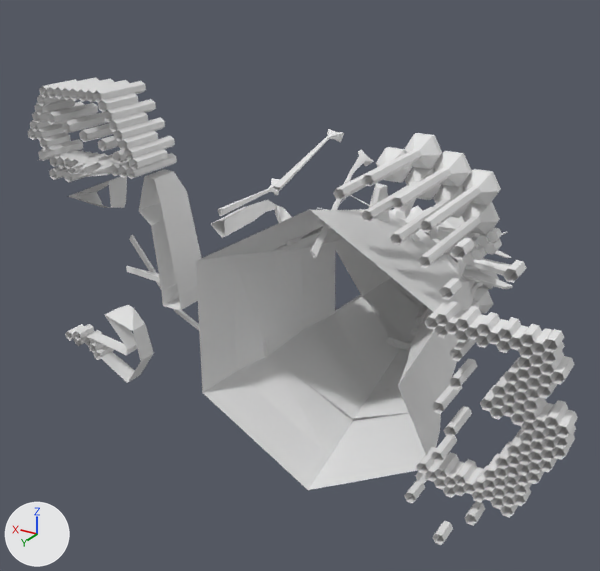
Before and after pictures for a commit that changed the OBJ model assets/models/level/rock/model.obj.
Before and after are seen from a 50 mm camera at (-247.0, 218.0, 141.0) aimed at (-87.0, -50.0, 7.0). Every picture has the same lights, and +X, +Y and +Z are marked at lower left. The picture after the commit comes second. Where no turn or scale is listed for an object, it has been applied to the vertices.

The scene before the commit, as lines of its bpy script (objects in view):
```python
me_rockmesh = bpy.data.meshes.new('rockMesh')
me_rockmesh.from_pydata(...)  # 2864 vertices, 4019 faces, 7 loose edges; spans x -208.0..2.0, y -153.0..10.0, z -54.0..89.0
me_rockmesh.materials.append(mat_rocklmat)  # white #e7e7e7
ob_rockmesh = bpy.data.objects.new('rockMesh', me_rockmesh)
ob_rockmesh.location = (0.0, 0.0, 0.0)
```
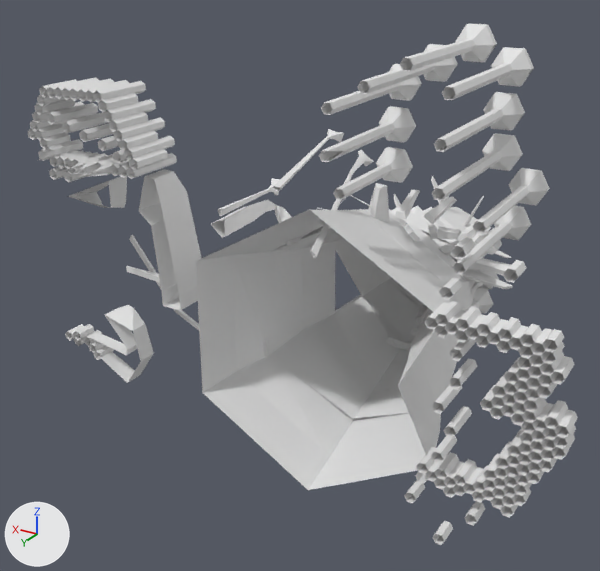
Location of each change, [x1, y1, x2, y2] in pixels of the pictures (600 x 571 px; the box of a moved part takes in the faces that stretch with it):
'rockMesh', reshaped (11% taller): before [28, 77, 578, 545]; after [28, 24, 578, 545]
part 1 of me_rockmesh, added: after [400, 24, 497, 71]
part 2 of me_rockmesh, added: after [442, 47, 534, 100]
part 3 of me_rockmesh, added: after [434, 92, 525, 152]
part 4 of me_rockmesh, moved or reshaped: before [361, 133, 501, 268]; after [319, 44, 550, 275]

The change, as a list of edits to the scene's bpy script:
```text
Change me_rockmesh:
    used by ob_rockmesh; location = (0.0, 0.0, 0.0)
    remove me_rockmesh.from_pydata(...)  # 2864 vertices, 4019 faces, 7 loose edges; spans x -208.0..2.0, y -153.0..10.0, z -54.0..89.0
    add me_rockmesh.from_pydata(...)  # 2972 vertices, 4202 faces, 7 loose edges; spans x -208.0..2.0, y -153.0..10.0, z -54.0..113.0
    me_rockmesh part 1: a new loose piece of 36 vertices spanning x -160.0..-146.0, y -51.0..4.0, z 101.0..113.0, in mat_rocklmat (white #e7e7e7)
    me_rockmesh part 2: a new loose piece of 36 vertices spanning x -172.0..-159.0, y -51.0..4.0, z 95.0..106.0, in mat_rocklmat (white #e7e7e7)
    me_rockmesh part 3: a new loose piece of 36 vertices spanning x -171.0..-158.0, y -51.0..4.0, z 80.0..92.0, in mat_rocklmat (white #e7e7e7)
    me_rockmesh part 4
    36 vertices in x -165.0..-152.0, y -56.0..-5.0, z 42.0..53.0 move by (-11.0, 0.0, 0.0)
    20 vertices in x -155.0..-142.0, y -51.0..-17.0, z 59.0..65.0 move by (8.0, 0.0, 35.0)
    20 vertices in x -165.0..-155.0, y -54.0..-5.0, z 53.0..59.0 move by (-16.0, 0.0, 3.0)
    18 vertices in x -140.0..-136.0, y -43.0..-17.0, z 57.0..60.0 move by (9.0, 0.0, 34.0)
    17 vertices in x -145.0..-135.0, y -48.0..-5.0, z 70.0..76.0 move by (10.0, 0.0, 8.0)
    12 vertices in x -145.0..-132.0, y -50.0..-47.0, z 53.0..64.0 move by (10.0, 0.0, 34.0)
    93 vertices move from x -161.0..-132.0, y -54.0..-5.0, z 47.0..76.0 to x -178.0..-121.0, y -54.0..4.0, z 56.0..106.0
```
